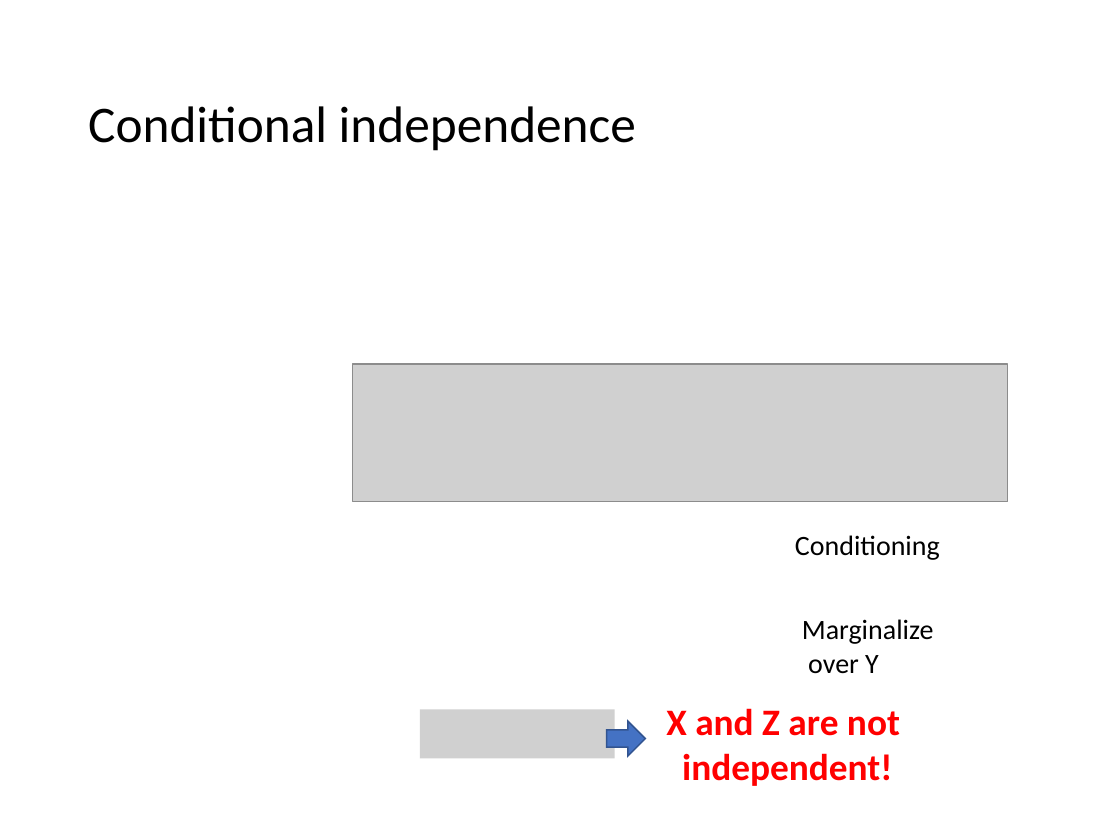
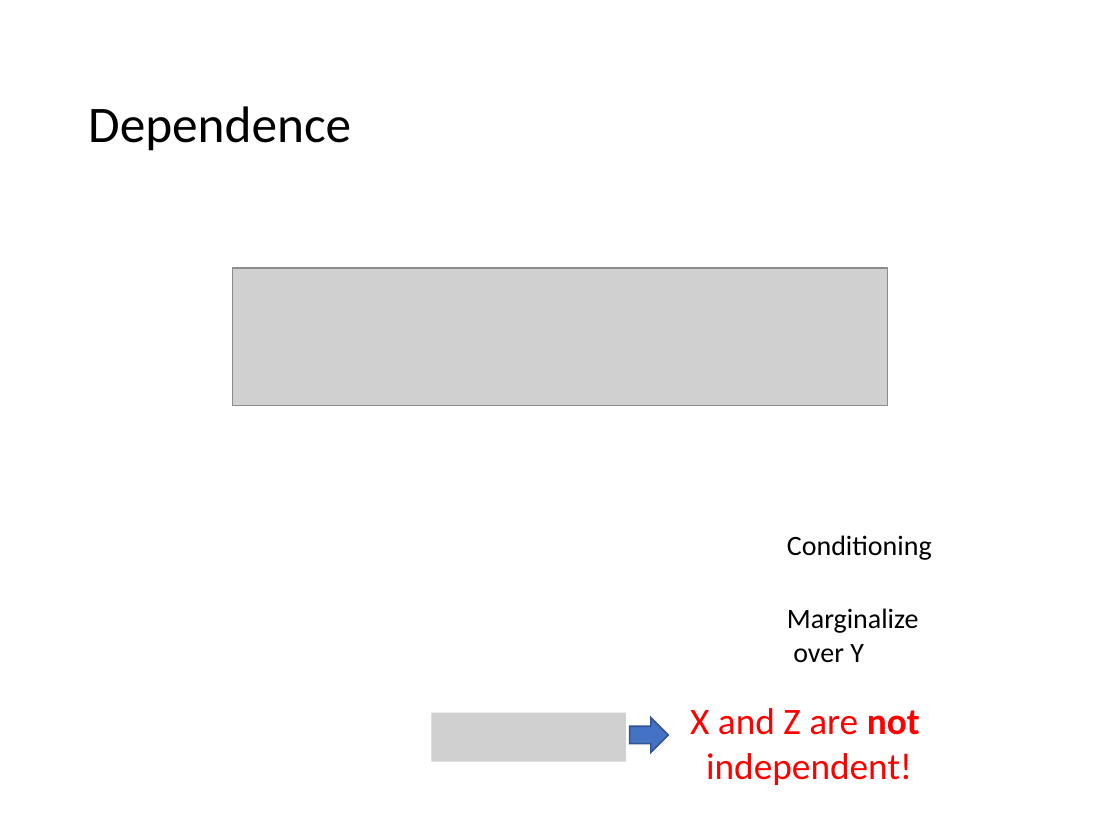
Before and after one commit to mhahsler/CS7320-AI, a slide deck: slide 12 of slides/13_bayes_nets.pptx. Drawn at 1120x840 pixels with LibreOffice and Linux fonts; fonts in the diff are those of the drawing; grey boxes stand for pictures. Boxes give left, top, right and bottom in pixels: in the first picture for what was removed or moved away, otherwise in the second. Text is boxed around its words. In the diff, an @@ line names an element or a change of style, - is before the commit and + after.

```diff
--- a/slides/13_bayes_nets.pptx
+++ b/slides/13_bayes_nets.pptx
@@ title at <box>88,106,351,151</box>: text changed @@
-Conditional independence
+Dependence
@@ picture: place and size @@
-picture at <box>353,364,1008,502</box>
+picture at <box>233,268,888,405</box>
@@ text "Conditioning": place and size @@
-text "Conditioning" at <box>795,535,940,560</box>
+text "Conditioning" at <box>787,535,932,560</box>
@@ text "Marginalize over Y": place and size @@
-text "Marginalize over Y" at <box>802,619,934,674</box>
+text "Marginalize over Y" at <box>787,608,919,663</box>
@@ picture: place and size @@
-picture at <box>420,709,615,758</box>
+picture at <box>431,712,626,762</box>
@@ right arrow: place and size @@
-right arrow at <box>607,721,646,756</box>
+right arrow at <box>629,718,669,753</box>
@@ text "X and Z are not ...": place and size @@
-text "X and Z are not ..." at <box>666,708,900,786</box>
+text "X and Z are not ..." at <box>690,708,920,785</box>
@@ text "X and Z are not ..." at <box>690,708,920,785</box>: bold off in "X and Z are independent!" @@
```
Also in this commit, not shown: 5 other slides changed, 3 other files.
